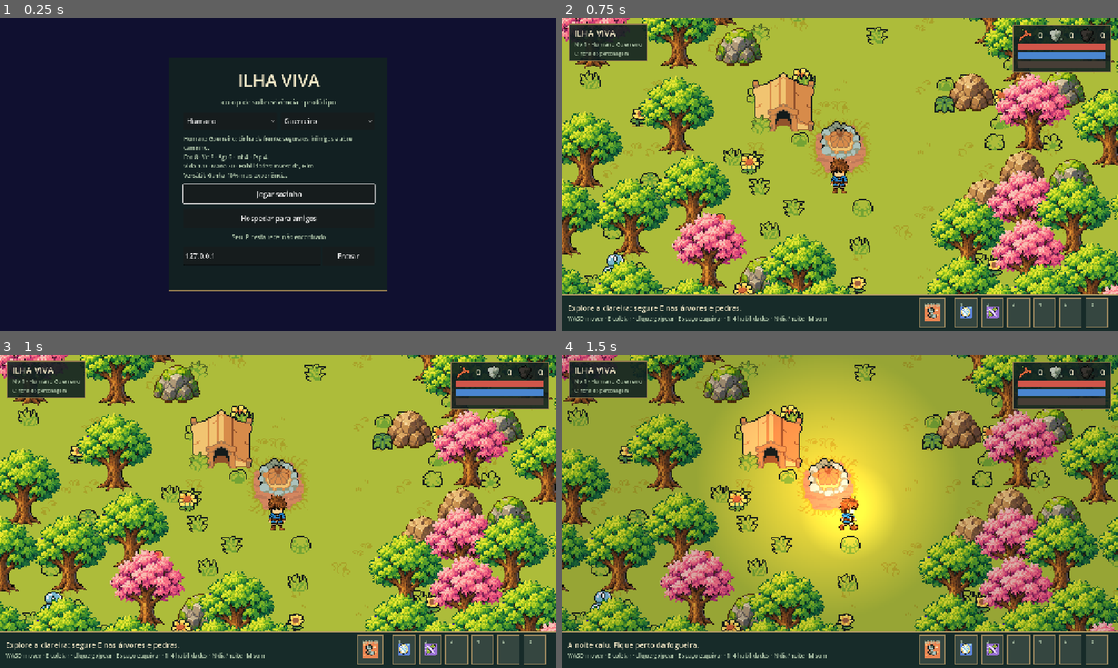
Above: before the commit, frames 1-4 (two rows, left to right).
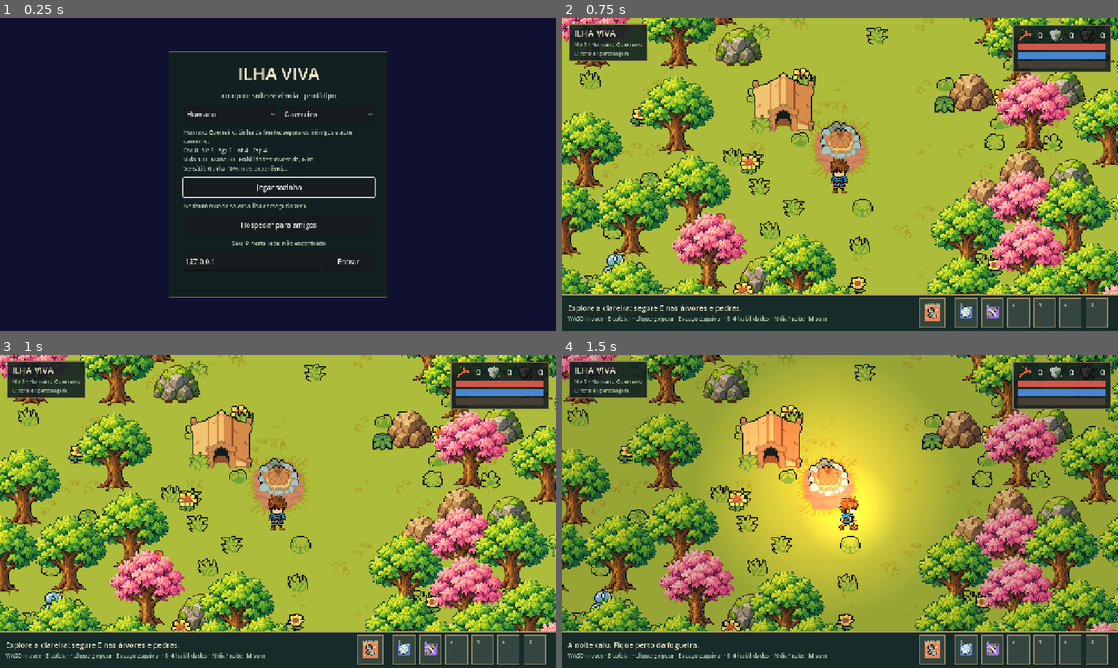
Above: after the commit, the same moments.

Repository: JaoDaJunq/RPG_Ilha
Game: Godot game, scene res://scenes/ui/menu.tscn
The game is run twice, just before and just after one commit, with the same random seed, the same clock (stepped at 60 frames per second) and the same inputs. Sound files missing from this copy of the repository are replaced by a short silence.
Inputs (mouse positions are in pixels of both pictures, inside the frame that each line leads up to):
- Up to frame 1 (0.25 s): no input
- Up to frame 2 (0.75 s): click "Jogar sozinho" at 0.5 s
- Up to frame 3 (1 s): no input
- Up to frame 4 (1.5 s): move the mouse to (962, 495) at 1.27 s; hold D (mover_direita) from 1.28 s (still down); hold N (alternar_noite) from 1.28 s (still down); click (962, 495) at 1.42 s

The runs differ from the first frame. In frame 1, 3.9% of the frame differs, in the area x 30-70%, y 10-90%; in frame 2, nothing differs; in frame 3, nothing differs; in frame 4, nothing differs.

Commit message:
Salvar e carregar o mundo (T25) e guia para jogar pela internet (T14)
- Identidade fixa por jogador (user://perfil.cfg; --perfil= para testes).
- O anfitrião grava árvores/pedras alteradas, pedras removidas, noite e
  um registro por jogador + raça + classe (nível, pontos, itens, posição).
  Quem entra pelo IP pede o progresso ao chegar (sem corrida com o spawn).
- Salva ao fechar a janela, ao voltar ao menu, quando alguém sai e a cada
  60 s; não salva no _exit_tree (os filhos já saíram e o mundo ficava vazio).
- Menu mostra o mundo salvo, já escolhe o último personagem e tem
  "Começar mundo novo" com confirmação.
- Testes: salvar_smoke (inclusive fechar a janela); os outros testes não
  usam o arquivo do João.
- docs/jogar_pela_internet.md: Hamachi (instalado), Radmin VPN, Tailscale.

Co-Authored-By: Claude Opus 5.5 <noreply@anthropic.com>

Diff:
--- a/game/autoload/net.gd
+++ b/game/autoload/net.gd
@@ -16,12 +16,21 @@
 var classe: StringName = &"guerreiro"
 ## Motivo da última desconexão, para o menu mostrar.
 var ultimo_erro := ""
+## Identidade deste jogador entre sessões (o id de rede muda a cada partida).
+## O anfitrião guarda o progresso de cada um por esta identidade.
+var id_jogador := ""
+
+const PERFIL := "user://perfil.cfg"
 
 
 func _ready() -> void:
+	id_jogador = _carregar_ou_criar_id()
 	# Atalhos de linha de comando para testar sem passar pelo menu:
 	#   -- --solo | --hospedar | --entrar=192.168.0.10   (opcional: --porta=7777)
+	#   --perfil=nome usa outra identidade (para testar dois jogadores no mesmo PC)
 	for arg in OS.get_cmdline_user_args():
+		if arg.begins_with("--perfil="):
+			id_jogador = arg.get_slice("=", 1)
 		if arg == "--solo":
 			modo = Modo.SOLO
 		elif arg == "--hospedar":
@@ -82,6 +91,19 @@
 	return s == 0 or s == 1
 
 
+func _carregar_ou_criar_id() -> String:
+	var cfg := ConfigFile.new()
+	cfg.load(PERFIL)
+	var id: String = cfg.get_value("jogador", "id", "")
+	if id == "":
+		var rng := RandomNumberGenerator.new()
+		rng.randomize()
+		id = "%08x%08x" % [rng.randi(), rng.randi()]
+		cfg.set_value("jogador", "id", id)
+		cfg.save(PERFIL)
+	return id
+
+
 ## Endereços IPv4 desta máquina, para o anfitrião passar aos amigos.
 func enderecos_locais() -> PackedStringArray:
 	var lista := PackedStringArray()
--- a/game/scenes/ui/menu.tscn
+++ b/game/scenes/ui/menu.tscn
@@ -97,6 +97,22 @@
 layout_mode = 2
 text = "Jogar sozinho"
 
+[node name="LinhaMundo" type="HBoxContainer" parent="Centro/Painel/Coluna"]
+layout_mode = 2
+
+[node name="InfoMundo" type="Label" parent="Centro/Painel/Coluna/LinhaMundo"]
+unique_name_in_owner = true
+layout_mode = 2
+size_flags_horizontal = 3
+theme_override_colors/font_color = Color(0.713726, 0.8, 0.686275, 1)
+theme_override_font_sizes/font_size = 13
+
+[node name="MundoNovo" type="Button" parent="Centro/Painel/Coluna/LinhaMundo"]
+unique_name_in_owner = true
+layout_mode = 2
+theme_override_font_sizes/font_size = 13
+text = "Começar mundo novo"
+
 [node name="Hospedar" type="Button" parent="Centro/Painel/Coluna"]
 unique_name_in_owner = true
 custom_minimum_size = Vector2(0, 44)
--- a/game/scripts/components/inventory.gd
+++ b/game/scripts/components/inventory.gd
@@ -26,6 +26,20 @@
 	return true
 
 
+## Só o anfitrião chama (ao carregar o mundo salvo).
+func definir(itens_salvos: Dictionary) -> void:
+	_itens.clear()
+	for k in itens_salvos:
+		if int(itens_salvos[k]) > 0:
+			_itens[StringName(k)] = int(itens_salvos[k])
+	_enviar()
+
+
+## O anfitrião manda o inventário para o dono (quando ele acaba de chegar).
+func reenviar() -> void:
+	_enviar()
+
+
 func quantidade_de(item_id: StringName) -> int:
 	return _itens.get(item_id, 0)
 
--- a/game/scripts/player/player.gd
+++ b/game/scripts/player/player.gd
@@ -418,6 +418,36 @@
 		distribuidos[StringName(k)] = int(copia[k])
 	_recalcular_ficha()
 	progresso_mudou.emit()
+
+
+## O que o anfitrião guarda deste jogador no arquivo do mundo.
+func registro() -> Dictionary:
+	return {
+		"raca": String(raca), "classe": String(classe),
+		"nivel": nivel, "xp": xp,
+		"pontos_atributo": pontos_atributo, "pontos_habilidade": pontos_habilidade,
+		"distribuidos": distribuidos.duplicate(),
+		"itens": inventario.itens(),
+		"pos": [global_position.x, global_position.y],
+		"salvo_em": Time.get_unix_time_from_system(),
+	}
+
+
+## Só o anfitrião chama, logo depois de criar o jogador: devolve o progresso salvo.
+func restaurar(reg: Dictionary) -> void:
+	nivel = clampi(int(reg.get("nivel", 1)), 1, Ficha.NIVEL_MAXIMO)
+	xp = int(reg.get("xp", 0))
+	pontos_atributo = int(reg.get("pontos_atributo", 0))
+	pontos_habilidade = int(reg.get("pontos_habilidade", 0))
+	distribuidos.clear()
+	var dist: Dictionary = reg.get("distribuidos", {})
+	for k in dist:
+		distribuidos[StringName(k)] = int(dist[k])
+	_recalcular_ficha()
+	vida.curar_tudo()
+	mana = ficha.mana_maxima()
+	inventario.definir(reg.get("itens", {}))
+	_enviar_progresso()
 
 
 ## Refaz a ficha com os pontos distribuídos; vida e mana máximas acompanham.
--- a/game/scripts/ui/menu.gd
+++ b/game/scripts/ui/menu.gd
@@ -17,7 +17,14 @@
 	estado.text = Net.ultimo_erro
 	var ips := Net.enderecos_locais()
 	meus_ips.text = "Seu IP nesta rede: " + (", ".join(ips) if not ips.is_empty() else "não encontrado")
+	# Já vem escolhido o personagem salvo, para continuar de onde parou.
+	var meu := World.ultimo_personagem(Salvamento.ler(), Net.id_jogador)
+	if not meu.is_empty():
+		Net.raca = StringName(meu.get("raca", Net.raca))
+		Net.classe = StringName(meu.get("classe", Net.classe))
 	_montar_escolhas()
+	_atualizar_mundo_salvo()
+	%MundoNovo.pressed.connect(_mundo_novo)
 	%Solo.pressed.connect(_jogar.bind(Net.Modo.SOLO))
 	%Hospedar.pressed.connect(_jogar.bind(Net.Modo.HOSPEDAR))
 	%Entrar.pressed.connect(_jogar.bind(Net.Modo.ENTRAR))
@@ -68,5 +75,31 @@
 		f.raca.habilidade_nome, f.raca.habilidade_descricao]
 
 
+## Mostra se há mundo salvo (vale para jogar sozinho e para hospedar).
+func _atualizar_mundo_salvo() -> void:
+	var dados := Salvamento.ler()
+	%MundoNovo.visible = not dados.is_empty()
+	%MundoNovo.text = "Começar mundo novo"
+	if dados.is_empty():
+		%InfoMundo.text = "Nenhum mundo salvo: a ilha começa do zero."
+		return
+	var meu := World.ultimo_personagem(dados, Net.id_jogador)
+	if meu.is_empty():
+		%InfoMundo.text = "Mundo salvo encontrado (sozinho ou hospedando)."
+	else:
+		var f := Ficha.criar(StringName(meu.get("raca", "humano")), StringName(meu.get("classe", "guerreiro")))
+		%InfoMundo.text = "Mundo salvo · seu %s nível %d" % [f.titulo(), int(meu.get("nivel", 1))]
+
+
+## Dois cliques para não apagar sem querer.
+func _mundo_novo() -> void:
+	if %MundoNovo.text != "Clique de novo para apagar":
+		%MundoNovo.text = "Clique de novo para apagar"
+		return
+	Salvamento.apagar()
+	_atualizar_mundo_salvo()
+	estado.text = "Mundo apagado. A próxima partida começa do zero."
+
+
 func _ir_para_o_mundo() -> void:
 	get_tree().change_scene_to_file(MUNDO)
--- a/game/scripts/world/resource_node.gd
+++ b/game/scripts/world/resource_node.gd
@@ -180,3 +180,8 @@
 	t.tween_property(sprite, "position:x", 1.5, 0.04)
 	t.tween_property(sprite, "position:x", -1.5, 0.06)
 	t.tween_property(sprite, "position:x", 0.0, 0.04)
+
+
+## Só o anfitrião chama, ao carregar o mundo salvo (antes de alguém entrar).
+func carregar_estado(novo: int, restantes: int) -> void:
+	_definir_estado(novo as Estado, restantes, false)
--- /dev/null
+++ b/game/scripts/world/salvamento.gd
@@ -0,0 +1,49 @@
+class_name Salvamento
+extends RefCounted
+## Lê e grava o arquivo do mundo (só o anfitrião usa). Formato JSON simples:
+## {
+##   "versao": 1, "semente": 22117, "noite": false,
+##   "recursos": {"Arvore12": [estado, golpes_restantes], ...},   (só os que mudaram)
+##   "removidos": ["Pedra3", ...],
+##   "jogadores": {"<id do jogador>": {raca, classe, nivel, xp, pontos..., itens, pos}}
+## }
+
+const VERSAO := 1
+const PADRAO := "user://mundos/ilha.save"
+
+
+static func existe(caminho := PADRAO) -> bool:
+	return caminho != "" and FileAccess.file_exists(caminho)
+
+
+static func ler(caminho := PADRAO) -> Dictionary:
+	if not existe(caminho):
+		return {}
+	var texto := FileAccess.get_file_as_string(caminho)
+	var dados: Variant = JSON.parse_string(texto)
+	if not dados is Dictionary or int(dados.get("versao", 0)) != VERSAO:
+		push_warning("Arquivo de mundo ilegível ou de outra versão: " + caminho)
+		return {}
+	return dados
+
+
+static func gravar(dados: Dictionary, caminho := PADRAO) -> bool:
+	if caminho == "":
+		return false
+	DirAccess.make_dir_recursive_absolute(ProjectSettings.globalize_path(caminho.get_base_dir()))
+	# Grava num temporário e troca, para não estragar o mundo se o jogo fechar no meio.
+	var tmp := caminho + ".tmp"
+	var f := FileAccess.open(tmp, FileAccess.WRITE)
+	if f == null:
+		push_error("Não deu para gravar o mundo: %s" % error_string(FileAccess.get_open_error()))
+		return false
+	dados["versao"] = VERSAO
+	f.store_string(JSON.stringify(dados, "\t"))
+	f.close()
+	DirAccess.remove_absolute(ProjectSettings.globalize_path(caminho))
+	return DirAccess.rename_absolute(ProjectSettings.globalize_path(tmp), ProjectSettings.globalize_path(caminho)) == OK
+
+
+static func apagar(caminho := PADRAO) -> void:
+	if existe(caminho):
+		DirAccess.remove_absolute(ProjectSettings.globalize_path(caminho))
--- a/game/scripts/world/world.gd
+++ b/game/scripts/world/world.gd
@@ -54,6 +54,10 @@
 @export var gerar_recursos := true
 ## Quanto tempo a água fica congelada pela lança de gelo.
 @export var duracao_gelo := 10.0
+## Arquivo do mundo salvo (vazio = não salva nem carrega; os testes usam isso).
+@export var arquivo_salvo := Salvamento.PADRAO
+## Salvamento automático a cada tantos segundos (anfitrião).
+@export var intervalo_salvar := 60.0
 
 const MENU := "res://scenes/ui/menu.tscn"
 
@@ -69,6 +73,12 @@
 var _ocupados: Array[Vector2] = []
 var _removidos: Array[String] = []
 var _nascimentos: Dictionary[int, Vector2] = {}
+var _retornos: Dictionary[int, Vector2] = {}
+# Progresso salvo: id do jogador → registro; e quem é quem nesta partida.
+var _registros: Dictionary = {}
+var _id_por_peer: Dictionary[int, String] = {}
+var _restaurar_depois: Dictionary[int, Dictionary] = {}
+var _tempo_salvar := 0.0
 var _gelo: Dictionary[Vector2i, float] = {}  # célula congelada → segundos restantes
 var _id_agua := -1
 var _rng := RandomNumberGenerator.new()
@@ -93,13 +103,14 @@
 		_voltar_ao_menu.call_deferred()
 		return
 	multiplayer.peer_disconnected.connect(_on_peer_saiu)
-	multiplayer.connected_to_server.connect(func() -> void: _cliente_pronto.rpc_id(1, Net.raca, Net.classe))
+	multiplayer.connected_to_server.connect(func() -> void: _cliente_pronto.rpc_id(1, Net.raca, Net.classe, Net.id_jogador))
 	multiplayer.connection_failed.connect(_on_conexao_perdida.bind("Não foi possível conectar ao anfitrião."))
 	multiplayer.server_disconnected.connect(_on_conexao_perdida.bind("O anfitrião saiu do jogo."))
 	if multiplayer.is_server():
+		_carregar_mundo()
 		_criar_slimes()
 		if Net.modo != Net.Modo.ENTRAR:
-			_criar_jogador(1, Net.raca, Net.classe)
+			_criar_jogador(1, Net.raca, Net.classe, Net.id_jogador)
 	else:
 		Events.aviso.emit("Conectando em %s..." % Net.endereco)
 	Sfx.tocar_musica()
@@ -118,7 +129,7 @@
 ## O Player local chama isto ao nascer nesta máquina.
 func registrar_jogador_local(p: Player) -> void:
 	jogador = p
-	p.ponto_de_retorno = p.position
+	p.ponto_de_retorno = _retornos.get(p.id_rede(), p.position)
 	if not multiplayer.is_server():
 		# O jogador controlado aqui não aceita a posição enviada no nascimento
 		# (quem manda nele é este jogo), então pergunta ao anfitrião onde nascer.
@@ -179,7 +190,10 @@
 
 
 func _process(delta: float) -> void:
-	if not multiplayer.has_multiplayer_peer() or not multiplayer.is_server() or _gelo.is_empty():
+	if not multiplayer.has_multiplayer_peer() or not multiplayer.is_server():
+		return
+	_process_salvar(delta)
+	if _gelo.is_empty():
 		return
 	for cel in _gelo.keys():
 		_gelo[cel] -= delta
@@ -225,40 +239,66 @@
 
 # --- Rede ------------------------------------------------------------------------
 
-func _criar_jogador(peer: int, raca: StringName, classe: StringName) -> void:
+func _criar_jogador(peer: int, raca: StringName, classe: StringName, id_jogador: String) -> void:
 	var p: Player = JOGADOR.instantiate()
 	p.name = str(peer)
 	p.raca = raca if raca in RacaData.TODAS else RacaData.TODAS[0]
 	p.classe = classe if classe in ClasseData.TODAS else ClasseData.TODAS[0]
-	p.position = ponto_de_nascer(get_tree().get_nodes_in_group(&"jogadores").size())
+	# Um personagem salvo por jogador + raça + classe. Duas janelas no mesmo PC com o
+	# mesmo personagem: a segunda ganha um sufixo.
+	var id := chave_personagem(id_jogador if id_jogador != "" else "anonimo", p.raca, p.classe)
+	while id in _id_por_peer.values():
+		id += "+"
+	_id_por_peer[peer] = id
+	var retorno := ponto_de_nascer(get_tree().get_nodes_in_group(&"jogadores").size())
+	p.position = retorno
+	# Personagem que já estava salvo: volta de onde parou.
+	var reg: Dictionary = _registros.get(id, {})
+	var mesmo := not reg.is_empty()
+	if mesmo and reg.get("pos") is Array and reg["pos"].size() == 2:
+		p.position = Vector2(reg["pos"][0], reg["pos"][1])
 	_nascimentos[peer] = p.position
+	_retornos[peer] = retorno
 	entidades.add_child(p, true)
+	if mesmo:
+		if peer == multiplayer.get_unique_id():
+			p.restaurar(reg)
+			Events.aviso.emit("Bem-vindo de volta! Seu %s está no nível %d." % [p.ficha.titulo(), p.nivel])
+		else:
+			# Para os outros, só depois que o jogador já existe lá (ver _pedir_nascimento).
+			_restaurar_depois[peer] = reg
 
 
 @rpc("any_peer", "reliable")
 func _pedir_nascimento() -> void:
 	var peer := multiplayer.get_remote_sender_id()
-	if multiplayer.is_server() and _nascimentos.has(peer):
-		_definir_nascimento.rpc_id(peer, _nascimentos[peer])
+	if not multiplayer.is_server() or not _nascimentos.has(peer):
+		return
+	_definir_nascimento.rpc_id(peer, _nascimentos[peer], _retornos.get(peer, _nascimentos[peer]))
+	if _restaurar_depois.has(peer) and entidades.has_node(str(peer)):
+		var p: Player = entidades.get_node(str(peer))
+		p.restaurar(_restaurar_depois[peer])
+		_restaurar_depois.erase(peer)
+		p.avisar("Bem-vindo de volta! Seu %s está no nível %d." % [p.ficha.titulo(), p.nivel])
 
 
 @rpc("any_peer", "reliable")
-func _definir_nascimento(pos: Vector2) -> void:
+func _definir_nascimento(pos: Vector2, retorno: Vector2) -> void:
 	if not Net.veio_do_anfitriao() or jogador == null:
 		return
 	jogador.global_position = pos
-	jogador.ponto_de_retorno = pos
+	jogador.ponto_de_retorno = retorno
 	jogador.camera.reset_smoothing()
 
 
 @rpc("any_peer", "reliable")
-func _cliente_pronto(raca: StringName, classe: StringName) -> void:
+func _cliente_pronto(raca: StringName, classe: StringName, id_jogador: String) -> void:
 	if not multiplayer.is_server():
 		return
 	var peer := multiplayer.get_remote_sender_id()
 	if entidades.has_node(str(peer)):
 		return
-	_criar_jogador(peer, raca, classe)
+	_criar_jogador(peer, raca, classe, id_jogador)
 	# Quem entra depois recebe o que já mudou no mundo.
 	_aplicar_ciclo_rede.rpc_id(peer, noite, true)
 	for cel in _gelo:
@@ -275,8 +315,85 @@
 
 func _on_peer_saiu(peer: int) -> void:
 	if multiplayer.is_server() and entidades.has_node(str(peer)):
-		entidades.get_node(str(peer)).queue_free()
+		var p: Player = entidades.get_node(str(peer))
+		if _id_por_peer.has(peer) and not _restaurar_depois.has(peer):
+			_registros[_id_por_peer[peer]] = p.registro()
+		_id_por_peer.erase(peer)
+		p.queue_free()
+		salvar()
 		World.avisar_todos(self, "Um amigo saiu da ilha.")
+
+
+# --- Salvar e carregar (só o anfitrião) ---------------------------------------------
+
+static func chave_personagem(id_jogador: String, raca: StringName, classe: StringName) -> String:
+	return "%s:%s:%s" % [id_jogador, raca, classe]
+
+
+## O personagem salvo mais recente deste jogador (para o menu já vir escolhido).
+static func ultimo_personagem(dados: Dictionary, id_jogador: String) -> Dictionary:
+	var melhor := {}
+	var jogadores: Dictionary = dados.get("jogadores", {})
+	for chave in jogadores:
+		if String(chave).begins_with(id_jogador + ":") and float(jogadores[chave].get("salvo_em", 0)) >= float(melhor.get("salvo_em", -1)):
+			melhor = jogadores[chave]
+	return melhor
+
+
+## Grava o mundo e o progresso de todos. Retorna se gravou.
+func salvar() -> bool:
+	# Quem entrou no jogo de outro não grava nada: o mundo é do anfitrião.
+	if not multiplayer.has_multiplayer_peer() or not multiplayer.is_server() or arquivo_salvo == "" or Net.modo == Net.Modo.ENTRAR:
+		return false
+	for peer in _id_por_peer:
+		if entidades.has_node(str(peer)) and not _restaurar_depois.has(peer):
+			_registros[_id_por_peer[peer]] = (entidades.get_node(str(peer)) as Player).registro()
+	var recursos := {}
+	for r in get_tree().get_nodes_in_group(&"recursos"):
+		var rn := r as ResourceNode
+		if rn.estado != ResourceNode.Estado.INTEIRO or rn.golpes_restantes() != rn.golpes:
+			# Árvore queimando é salva como queimada (o fogo não volta aceso).
+			var e := ResourceNode.Estado.QUEIMADO if rn.estado == ResourceNode.Estado.QUEIMANDO else rn.estado
+			recursos[String(rn.name)] = [e, rn.golpes_restantes()]
+	return Salvamento.gravar({
+		"semente": semente, "noite": noite,
+		"recursos": recursos, "removidos": _removidos.duplicate(),
+		"jogadores": _registros,
+	}, arquivo_salvo)
+
+
+func _carregar_mundo() -> void:
+	var dados := Salvamento.ler(arquivo_salvo)
+	if dados.is_empty():
+		return
+	if int(dados.get("semente", semente)) != semente:
+		push_warning("O mundo salvo é de outra semente; começando um novo.")
+		return
+	_registros = dados.get("jogadores", {})
+	_aplicar_ciclo(bool(dados.get("noite", false)), true)
+	for nome in dados.get("removidos", []):
+		if entidades.has_node(NodePath(nome)):
+			entidades.get_node(NodePath(nome)).free()
+		_removidos.append(String(nome))
+	var recursos: Dictionary = dados.get("recursos", {})
+	for nome in recursos:
+		var r := entidades.get_node_or_null(NodePath(nome)) as ResourceNode
+		if r:
+			r.carregar_estado(int(recursos[nome][0]), int(recursos[nome][1]))
+
+
+func _process_salvar(delta: float) -> void:
+	_tempo_salvar += delta
+	if _tempo_salvar >= intervalo_salvar:
+		_tempo_salvar = 0.0
+		salvar()
+
+
+## Ao fechar a janela o mundo ainda está inteiro. (No _exit_tree, não: o Godot tira os
+## filhos primeiro e o mundo seria gravado sem árvores nem pedras.)
+func _notification(what: int) -> void:
+	if what == NOTIFICATION_WM_CLOSE_REQUEST:
+		salvar()
 
 
 func _on_conexao_perdida(motivo: String) -> void:
@@ -285,6 +402,7 @@
 
 
 func _voltar_ao_menu() -> void:
+	salvar()
 	Net.encerrar()
 	if ResourceLoader.exists(MENU) and get_tree().current_scene == self:
 		get_tree().change_scene_to_file(MENU)
--- /dev/null
+++ b/game/tests/salvar_smoke.gd
@@ -0,0 +1,94 @@
+extends TesteBase
+## Salvar e carregar: árvores cortadas, pedras mineradas, noite, nível, pontos, itens e
+## posição voltam iguais. Personagem diferente começa do zero. Usa um arquivo só de teste.
+
+const ARVORE := preload("res://scenes/world/arvore.tscn")
+const ARQUIVO := "user://teste_salvar.save"
+
+
+func _ready() -> void:
+	Salvamento.apagar(ARQUIVO)
+	var w := await _mundo(&"mago")
+	var p := w.jogador
+
+	# Mexe no mundo.
+	var arvores: Array[ResourceNode] = []
+	var pedra: ResourceNode = null
+	for n in w.entidades.get_children():
+		if n is ResourceNode:
+			if n.acao == "Cortar" and arvores.size() < 2:
+				arvores.append(n)
+			elif n.acao == "Minerar" and pedra == null:
+				pedra = n
+	var nome_cortada := arvores[0].name
+	var nome_marcada := arvores[1].name
+	var nome_pedra := pedra.name
+	for i in arvores[0].golpes:
+		arvores[0].interagir(p)
+	arvores[1].interagir(p)
+	for i in pedra.golpes:
+		pedra.interagir(p)
+	await get_tree().physics_frame
+	p.ganhar_xp(30)
+	p.pedir_atributo(&"intelecto")
+	p.global_position = w.centro + Vector2(50, 60)
+	w.alternar_noite()
+	await esperar(0.2)
+	var madeira := p.inventario.quantidade_de(&"madeira")
+	var pedras := p.inventario.quantidade_de(&"pedra")
+	checar(w.salvar(), "salvou o mundo")
+	checar(FileAccess.file_exists(ARQUIVO), "arquivo do mundo existe")
+
+	# Fecha e abre de novo, com o mesmo personagem.
+	w.queue_free()
+	await get_tree().process_frame
+	w = await _mundo(&"mago")
+	p = w.jogador
+	var cortada := w.entidades.get_node_or_null(NodePath(nome_cortada)) as ResourceNode
+	var marcada := w.entidades.get_node_or_null(NodePath(nome_marcada)) as ResourceNode
+	checar(cortada != null and cortada.estado == ResourceNode.Estado.ESGOTADO, "árvore cortada continua toco")
+	checar(marcada != null and marcada.golpes_restantes() == marcada.golpes - 1 and marcada.sprite.region_rect == marcada.regioes_por_golpe[0],
+		"árvore com 1 golpe continua marcada")
+	checar(not w.entidades.has_node(NodePath(nome_pedra)), "pedra minerada continua sumida")
+	checar(w.noite, "a noite continua")
+	checar(p.nivel == 2 and p.distribuidos.get(&"intelecto", 0) == 1 and p.pontos_atributo == 1,
+		"nível e pontos voltaram (nível %d, intelecto +%d)" % [p.nivel, p.distribuidos.get(&"intelecto", 0)])
+	checar(p.inventario.quantidade_de(&"madeira") == madeira and p.inventario.quantidade_de(&"pedra") == pedras,
+		"itens voltaram (%d madeira, %d pedra)" % [p.inventario.quantidade_de(&"madeira"), p.inventario.quantidade_de(&"pedra")])
+	checar(p.global_position.distance_to(w.centro + Vector2(50, 60)) < 1.0, "voltou para onde estava")
+	checar(p.ponto_de_retorno == w.ponto_de_nascer(0), "desmaiando, volta para o acampamento (não para onde salvou)")
+
+	# Fechar a janela salva (é assim que o João sai do jogo).
+	p.ganhar_xp(40)
+	w.propagate_notification(NOTIFICATION_WM_CLOSE_REQUEST)
+	var ao_fechar: Dictionary = Salvamento.ler(ARQUIVO).get("jogadores", {}).get(World.chave_personagem("teste", &"humano", &"mago"), {})
+	checar(int(ao_fechar.get("nivel", 0)) == p.nivel and p.nivel > 2, "fechar a janela salva o progresso (nível %d)" % int(ao_fechar.get("nivel", 0)))
+
+	# Outro personagem (outra classe) começa do zero, sem apagar o salvo.
+	w.queue_free()
+	await get_tree().process_frame
+	w = await _mundo(&"guerreiro")
+	checar(w.jogador.nivel == 1 and w.jogador.inventario.quantidade_de(&"madeira") == 0, "outra classe começa do zero")
+	w.salvar()
+	w.queue_free()
+	await get_tree().process_frame
+	var salvos: Dictionary = Salvamento.ler(ARQUIVO).get("jogadores", {})
+	checar(salvos.size() == 2, "Mago e Guerreiro ficam salvos separados (%d)" % salvos.size())
+	checar(int(salvos.get(World.chave_personagem("teste", &"humano", &"mago"), {}).get("nivel", 0)) >= 2, "jogar com outra classe não apaga o Mago")
+	checar(World.ultimo_personagem(Salvamento.ler(ARQUIVO), "teste").get("classe") == "guerreiro", "o último usado (Guerreiro) é o que o menu escolhe")
+
+	Salvamento.apagar(ARQUIVO)
+	terminar()
+
+
+func _mundo(classe: StringName) -> World:
+	Sfx.ligado = false
+	Net.classe = classe
+	Net.raca = &"humano"
+	Net.id_jogador = "teste"
+	var w: World = MUNDO.instantiate()
+	w.arquivo_salvo = ARQUIVO
+	w.slimes = 0
+	add_child(w)
+	await get_tree().physics_frame
+	return w
--- /dev/null
+++ b/game/tests/salvar_smoke.tscn
@@ -0,0 +1,6 @@
+[gd_scene load_steps=2 format=3]
+
+[ext_resource type="Script" path="res://tests/salvar_smoke.gd" id="1_teste"]
+
+[node name="Teste" type="Node"]
+script = ExtResource("1_teste")
--- a/game/tests/teste_base.gd
+++ b/game/tests/teste_base.gd
@@ -32,6 +32,7 @@
 	Net.classe = classe
 	Net.raca = raca
 	var w: World = MUNDO.instantiate()
+	w.arquivo_salvo = ""  # testes não mexem no mundo salvo do João
 	w.slimes = slimes
 	w.gerar_recursos = not limpar
 	add_child(w)
Not shown, added: game/scripts/world/salvamento.gd.uid
Not shown, added: game/tests/salvar_smoke.gd.uid
Not shown, changed: design/backlog.md
Not shown, changed: design/decisoes.md
Not shown, added: docs/jogar_pela_internet.md
